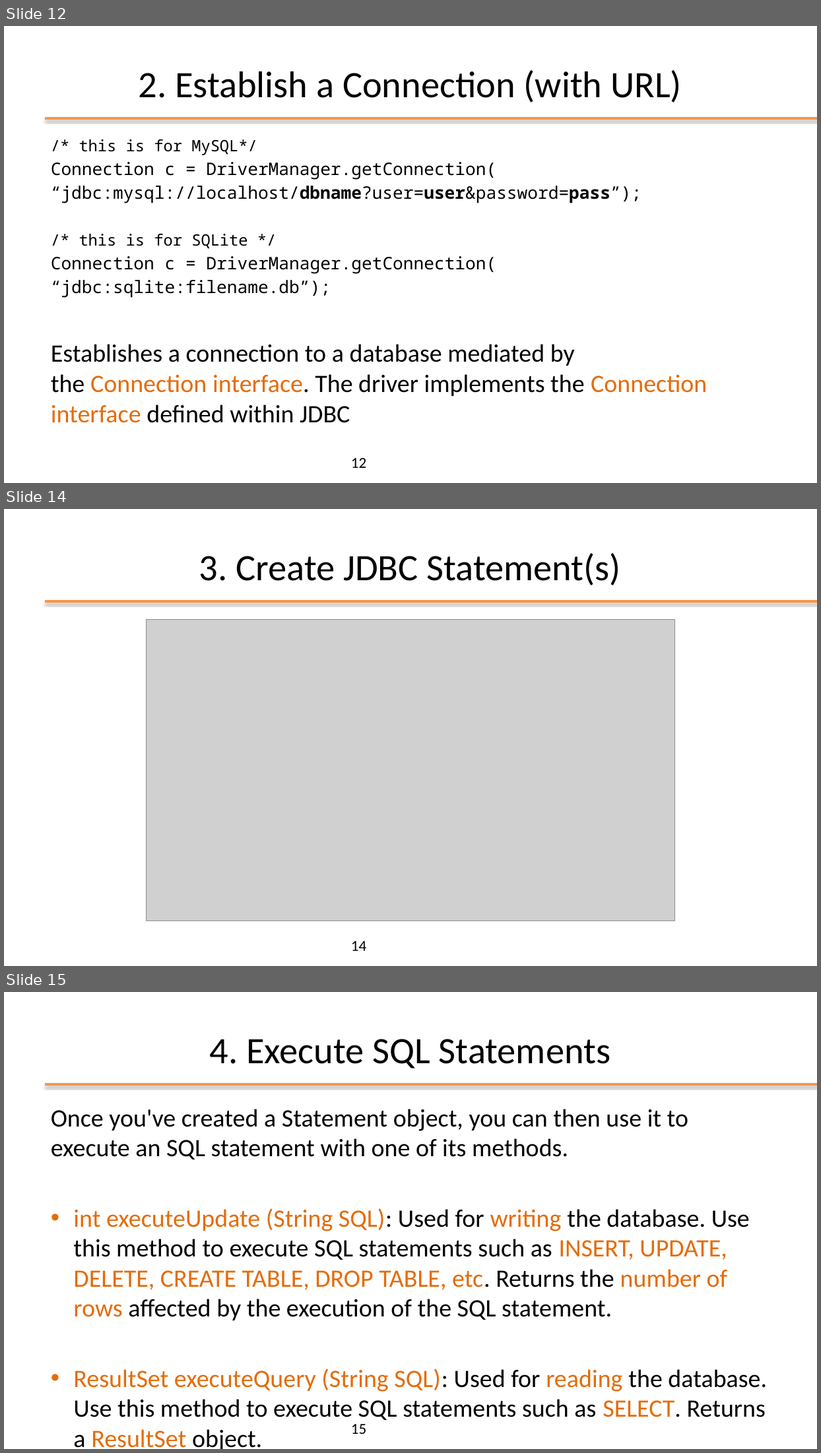
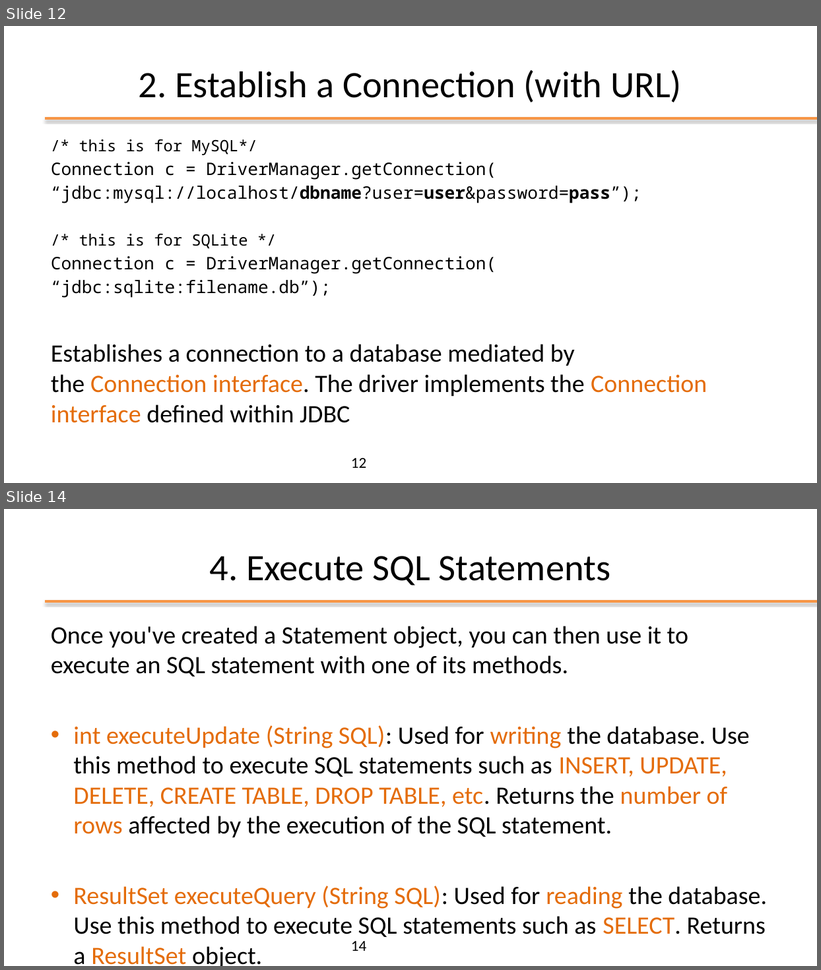
Before and after one commit to plctechnician/ooprogramming, a slide deck: java/slides/ppt/10 - Java Data Access (JDBC).pptx. Shown one above the other, each under a label of ours: slides 12, 14 and 15 before the commit, slides 12 and 14 after it; the slides between them are not shown. The pictures are 821x1453 and 821x970 pixels, drawn with LibreOffice and Linux fonts; fonts in the diff are those of the drawing; grey boxes stand for pictures; background and template pictures are left out. Boxes give left, top, right and bottom in pixels: in the first picture for what was removed or moved away, otherwise in the second. Text is boxed around its words. In the diff, an @@ line names an element or a change of style, - is before the commit and + after.

```diff
--- a/java/slides/ppt/10 - Java Data Access (JDBC).pptx
+++ b/java/slides/ppt/10 - Java Data Access (JDBC).pptx
@@ slide 14 removed at (4, 509, 817, 966), background #FFFFFF; not listed: 1 template element that a slide beside it also shows @@
@@ title removed at (199, 553, 621, 586) @@
-3. Create JDBC Statement(s)
@@ picture removed at (146, 619, 675, 921) @@
@@ page number removed at (351, 941, 366, 951) @@
-14
@@ what was slide 15 is now slide 14 @@
@@ page number at (351, 941, 366, 951): text changed @@
-15
+14
```
Also in this commit, not shown: 2 slides changed, 2 slides added, 7 other files.
